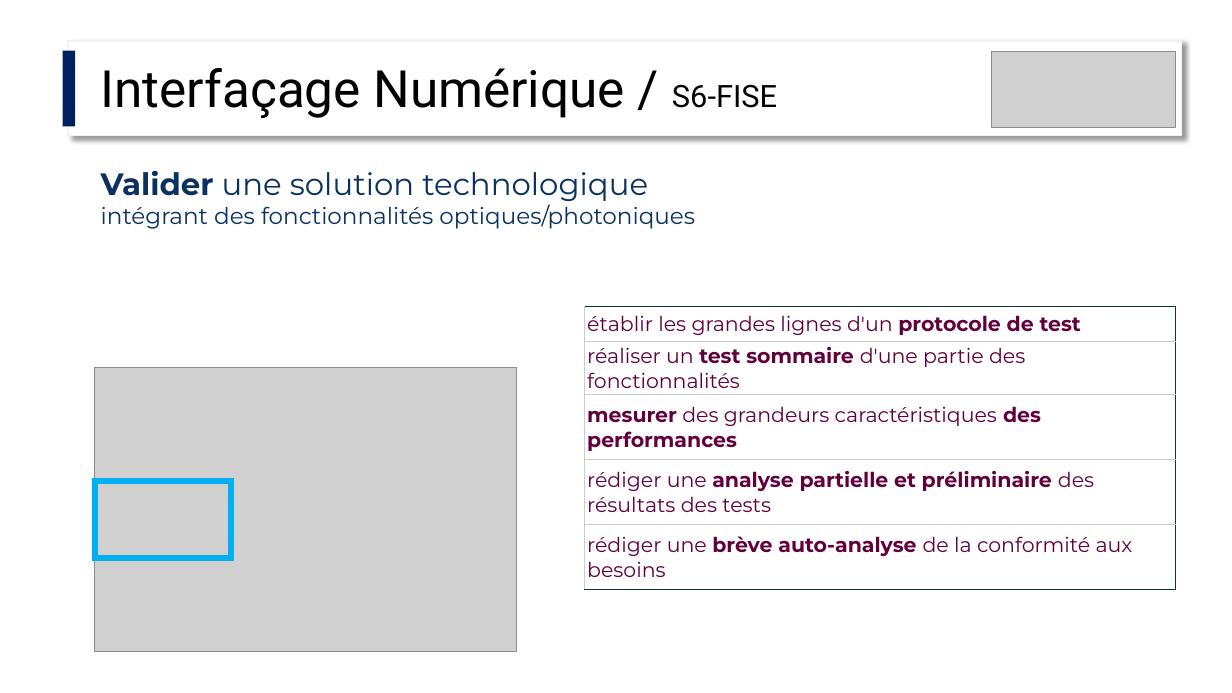
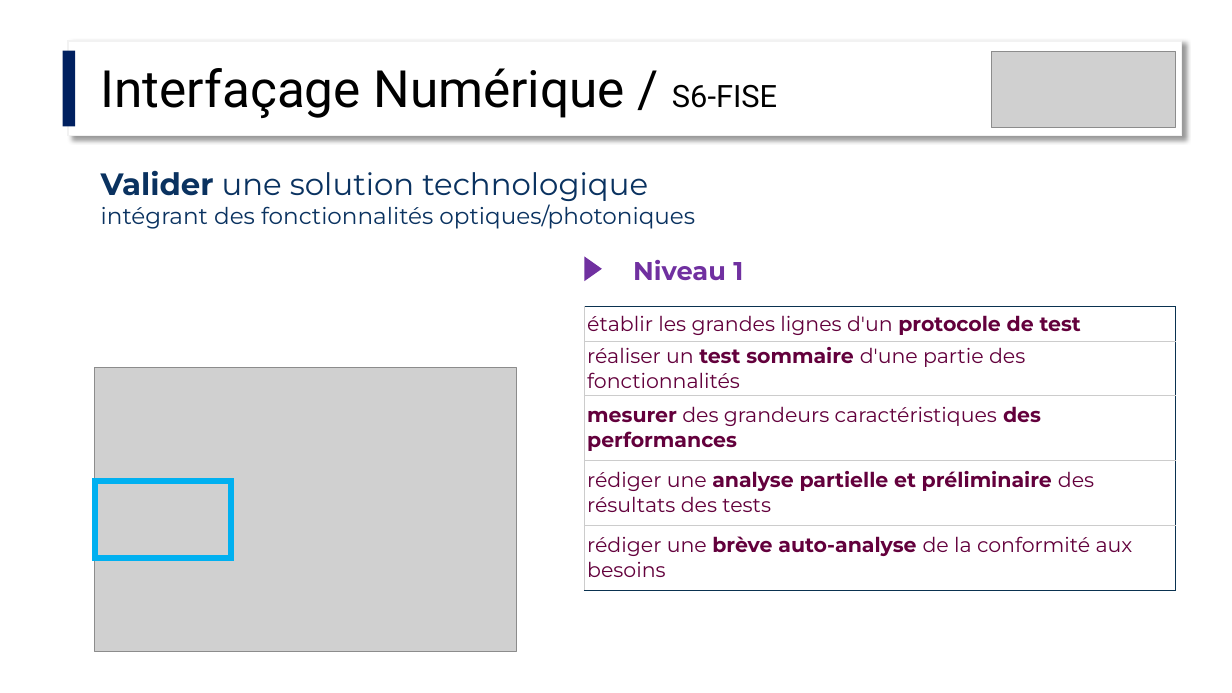
Before and after one commit to IOGS-Digital-Methods/semester-6, a slide deck: slide 20 of InterfacageNumerique/APC/S6_IntNum_APC.pptx (slide 3 before the commit). Drawn at 1232x693 pixels with LibreOffice and Linux fonts; fonts in the diff are those of the drawing; grey boxes stand for pictures. Boxes give left, top, right and bottom in pixels: in the first picture for what was removed or moved away, otherwise in the second. Text is boxed around its words. In the diff, an @@ line names an element or a change of style, - is before the commit and + after.

```diff
--- a/InterfacageNumerique/APC/S6_IntNum_APC.pptx
+++ b/InterfacageNumerique/APC/S6_IntNum_APC.pptx
@@ triangle added at <box>584,256,602,281</box>, fill #7030A0 @@
@@ text added at <box>633,260,743,280</box>, 20 pt, text #7030A0, bold @@
+Niveau 1
```
Also in this commit, not shown: 4 other slides changed, 16 slides added, 1 slide removed, 2 other files.
